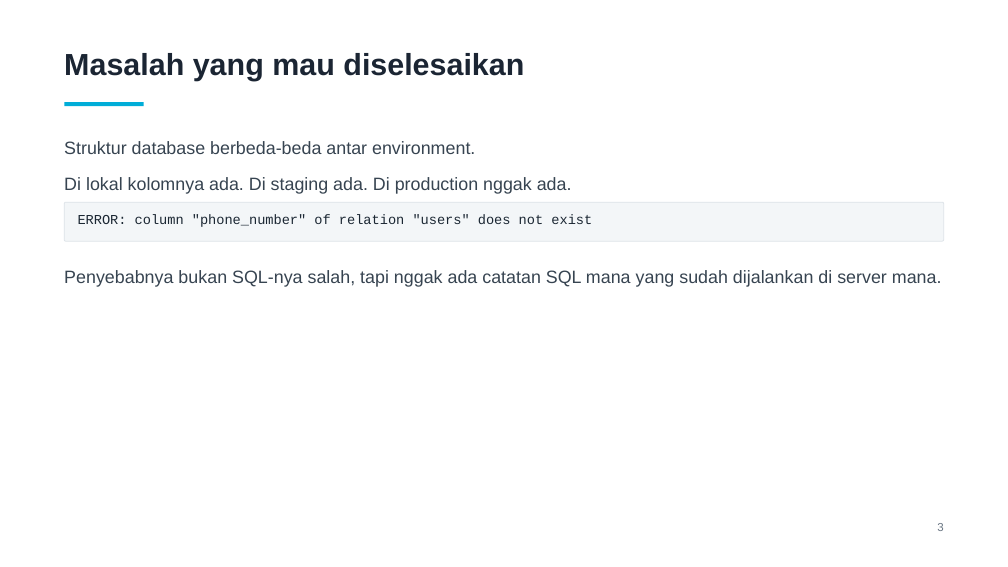
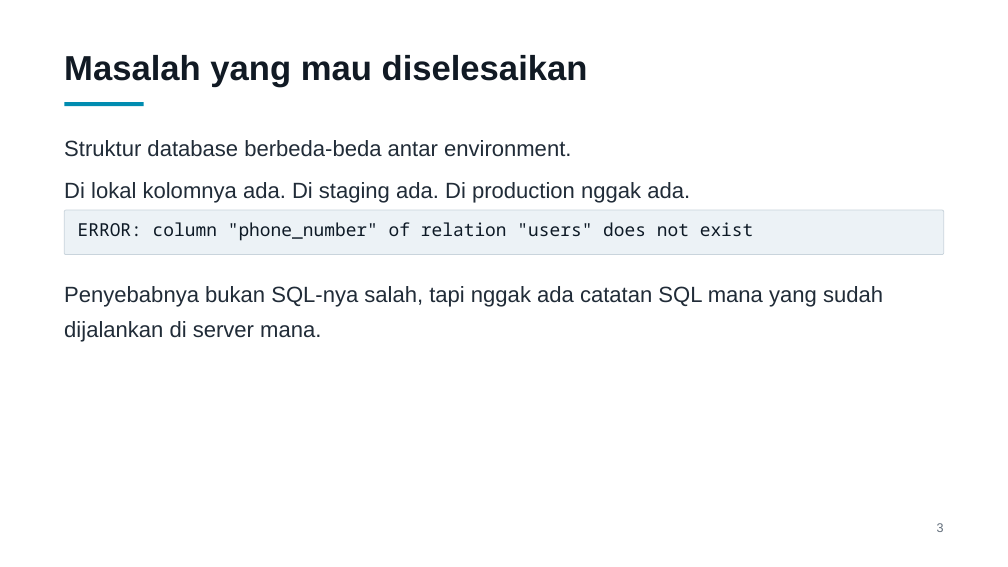
Before and after one commit to shariski/go-migration, a slide deck: slide 3 of slides/presentasi.pptx. Drawn at 1008x567 pixels with LibreOffice and Linux fonts; fonts in the diff are those of the drawing. Boxes give left, top, right and bottom in pixels: in the first picture for what was removed or moved away, otherwise in the second. Text is boxed around its words. In the diff, an @@ line names an element or a change of style, - is before the commit and + after.

Commit message:
Perbesar teks slide dan ganti font code ke JetBrains Mono
Deck dipakai lewat share screen Google Meet, jadi ukuran font dinaikkan
(body 17->21, code 13->17, judul 29->33) dan kontras warnanya dipertegas.
Courier New diganti JetBrains Mono karena strokenya lebih tebal dan
x-height-nya lebih besar, jadi lebih tahan kompresi video.

Slide 'Batasan down migration' dipadatkan; kalimat soal informasi yang
masih tersimpan sebelumnya diulang di slide berikutnya.

```diff
--- a/slides/presentasi.pptx
+++ b/slides/presentasi.pptx
@@ text "Masalah yang mau diselesaikan" at (x1=64, y1=55, x2=588, y2=87): size 29 to 33 pt, text colour #1B2533 to #111A24 @@
@@ rectangle at (x1=64, y1=102, x2=144, y2=107): fill #00ADD8 to #008CB0 @@
@@ rounded rectangle "ERROR: column "phone_number" of relation ..." resized from (x1=64, y1=202, x2=944, y2=241) to (x1=64, y1=210, x2=944, y2=255) @@
@@ rounded rectangle "ERROR: column "phone_number" of relation ..." at (x1=64, y1=210, x2=944, y2=255): size 13 to 17 pt, font Courier New to Noto Sans Mono, text colour #1B2733 to #0E1A26; fill #F3F6F8 to #ECF2F6; outline #DDE3E8 0.75 pt to #C9D4DC 0.75 pt @@
@@ size 17 to 21 pt, text colour #374451 to #212C38 in 3 elements at (x1=64, y1=140, x2=571, y2=157), (x1=64, y1=182, x2=690, y2=203), (x1=64, y1=286, x2=883, y2=342) @@
@@ text "Penyebabnya bukan SQL-nya salah, tapi ..." moved from (x1=64, y1=270, x2=942, y2=287) to (x1=64, y1=286, x2=883, y2=342) @@
```
Also in this commit, not shown: 32 other slides changed, 2 other files.
